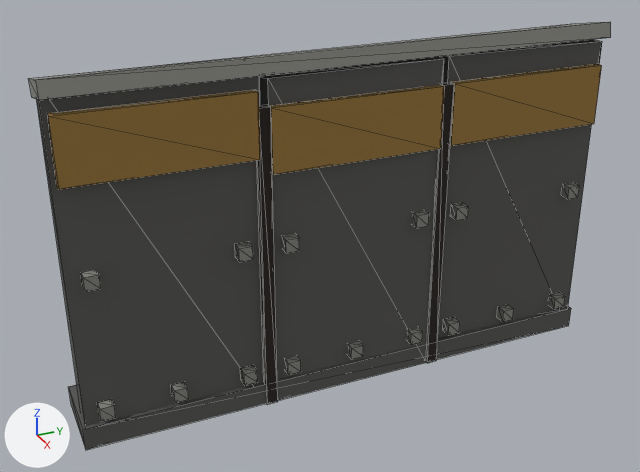
A saved change to the glTF model game/public/models/arm_plates.glb.
Before and after are seen from a 50 mm lens placed at (2.131, -0.924, 1.367), pointed at (0.209, -0.06, 0.406). The lights are fixed; the arrows at lower left show +X, +Y and +Z. The older version comes first. Mesh edges are drawn as thin lines. Vertices at exactly the same position are counted once.

The first picture shows 'arm_plates'.
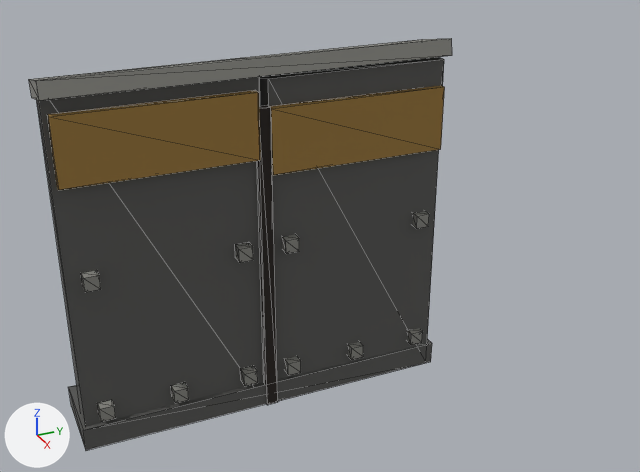
The newer file is also turned or shifted as a whole; pictures and numbers use the older file's frame.

Pixel boxes [x1, y1, x2, y2] of what changed, in the pictures (640 x 472 px; the box of a moved part takes in the faces that stretch with it):
'arm_plates', reshaped (27% narrower)
    before: [29, 22, 611, 450]
    after: [29, 38, 452, 450]
part 1 of me_cube, added
    after: [68, 339, 432, 450]
part 2 of me_cube, moved or reshaped
    before: [36, 57, 264, 426]
    after: [36, 58, 264, 426]
part 3 of me_cube, moved or reshaped
    before: [260, 56, 444, 399]
    after: [260, 57, 444, 401]
part 4 of me_cube, moved or reshaped
    before: [47, 90, 260, 189]
    after: [47, 90, 260, 190]
part 5 of me_cube, moved or reshaped
    before: [270, 85, 445, 175]
    after: [270, 86, 445, 175]
part 6 of me_cube, moved or reshaped
    before: [97, 399, 116, 421]
    after: [97, 400, 116, 421]
part 7 of me_cube, moved or reshaped
    both: [171, 382, 189, 403]
part 8 of me_cube, moved or reshaped
    before: [241, 365, 258, 385]
    after: [241, 366, 258, 386]
part 9 of me_cube, moved or reshaped
    before: [81, 269, 101, 292]
    after: [81, 270, 101, 292]
part 10 of me_cube, moved or reshaped
    both: [235, 242, 253, 262]
part 11 of me_cube, moved or reshaped
    both: [285, 356, 301, 375]
part 12 of me_cube, moved or reshaped
    before: [408, 328, 423, 344]
    after: [408, 328, 423, 345]
part 13 of me_cube, moved or reshaped
    before: [282, 234, 299, 253]
    after: [282, 234, 299, 254]
part 14 of me_cube, moved or reshaped
    both: [413, 211, 429, 228]
part 15 of me_cube, moved or reshaped
    before: [29, 22, 611, 100]
    after: [29, 38, 452, 101]
part 16 of me_cube, moved or reshaped
    before: [257, 104, 278, 404]
    after: [257, 105, 278, 405]
part 17 of me_cube, deleted
    before: [68, 39, 602, 450]

The change, as a diff of the scene's bpy script:
```diff
--- a/game/public/models/arm_plates.glb.py
+++ b/game/public/models/arm_plates.glb.py
@@ me_cube @@
 # used by ob_arm_plates; location = (0.0, 0.0, 0.0)
-me_cube.from_pydata(...)  # 224 vertices, 336 faces; spans x 0.105..0.32, y -0.726..0.726, z -0.008..0.914
+me_cube.from_pydata(...)  # 152 vertices, 228 faces; spans x 0.105..0.32, y -0.726..0.242, z -0.008..0.913
+# me_cube part 1: a new loose piece, a box spanning x 0.105..0.305, y -0.726..0.242, z -0.001..0.059, in mat_metal (dark grey #5a5a58)
+# me_cube part 2: the loose piece of 8 vertices spanning x 0.229..0.294, y -0.724..-0.245, z -0.003..0.906 is moved by (0.0, 0.0, -0.001)
+# me_cube part 3: the loose piece of 8 vertices spanning x 0.228..0.303, y -0.235..0.233, z -0.006..0.865 is moved by (0.0, 0.0, -0.001)
+# me_cube part 4: the loose piece of 8 vertices spanning x 0.295..0.315, y -0.711..-0.257, z 0.679..0.839 is moved by (0.0, 0.0, -0.001)
+# me_cube part 5: the loose piece of 8 vertices spanning x 0.295..0.315, y -0.227..0.227, z 0.638..0.798 is moved by (0.0, 0.0, -0.001)
+# me_cube part 6: the loose piece of 8 vertices spanning x 0.29..0.32, y -0.683..-0.649, z 0.083..0.117 is moved by (0.0, 0.0, -0.001)
+# me_cube part 7: the loose piece of 8 vertices spanning x 0.29..0.32, y -0.502..-0.466, z 0.083..0.117 is moved by (0.0, 0.0, -0.001)
+# me_cube part 8: the loose piece of 8 vertices spanning x 0.29..0.32, y -0.319..-0.284, z 0.083..0.117 is moved by (0.0, 0.0, -0.001)
+# me_cube part 9: the loose piece of 8 vertices spanning x 0.29..0.32, y -0.683..-0.649, z 0.432..0.468 is moved by (0.0, 0.0, -0.001)
+# me_cube part 10: the loose piece of 8 vertices spanning x 0.29..0.32, y -0.319..-0.284, z 0.432..0.468 is moved by (0.0, 0.0, -0.001)
+# me_cube part 11: the loose piece of 8 vertices spanning x 0.29..0.32, y -0.199..-0.164, z 0.083..0.117 is moved by (0.0, 0.0, -0.001)
+# me_cube part 12: the loose piece of 8 vertices spanning x 0.29..0.32, y 0.164..0.199, z 0.083..0.117 is moved by (0.0, 0.0, -0.001)
+# me_cube part 13: the loose piece of 8 vertices spanning x 0.29..0.32, y -0.199..-0.164, z 0.432..0.468 is moved by (0.0, 0.0, -0.001)
+# me_cube part 14: the loose piece of 8 vertices spanning x 0.29..0.32, y 0.164..0.199, z 0.432..0.468 is moved by (0.0, 0.0, -0.001)
+# me_cube part 15: the loose piece of 8 vertices spanning x 0.172..0.318, y -0.726..0.726, z 0.846..0.914 is scaled about its middle by (1, 0.667, 1), then moved by (0.0, -0.242, -0.001)
+# me_cube part 16: the loose piece of 8 vertices spanning x 0.29..0.31, y -0.257..-0.227, z 0.0..0.8 is moved by (0.0, 0.0, -0.001)
+# me_cube part 17: 10 loose pieces with 80 vertices, spanning x 0.105..0.32, y -0.726..0.726, z -0.008..0.865, are deleted
+# other edits to the shape of me_cube do not show in these pictures
 me_cube.materials.append(mat_metal)
```
